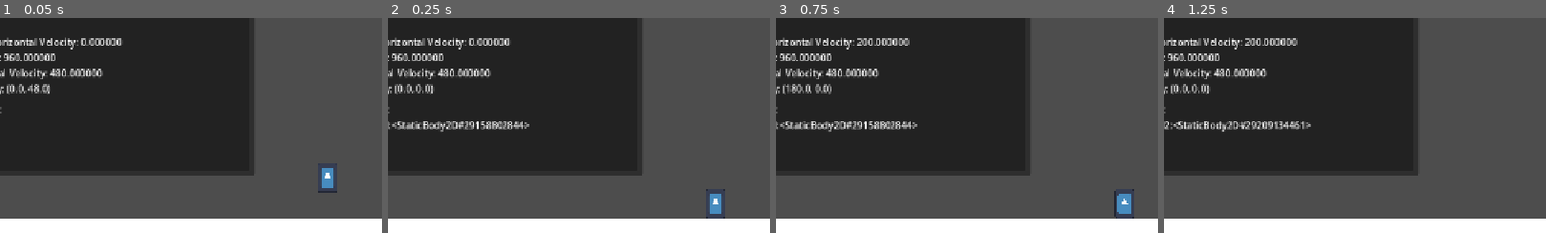
Above: before the commit, frames 1-4 (left to right).
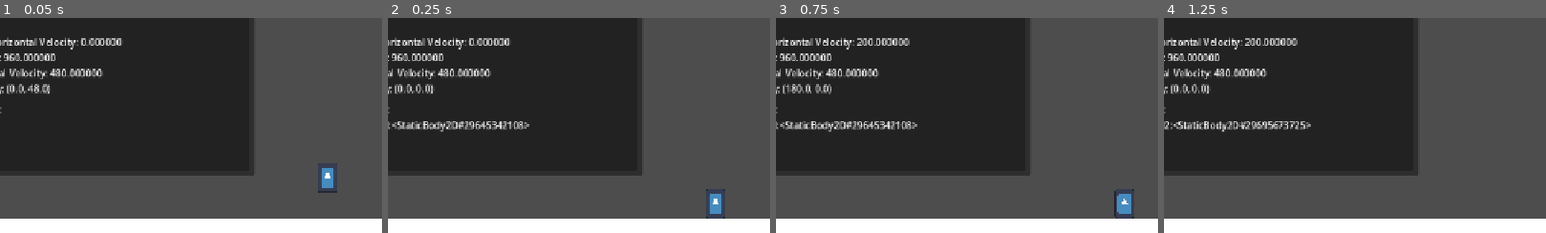
Above: after the commit, the same moments.

Repository: Bryce-Dixon/godot-2d-parametric-player-controller
Game: Godot game, scene res://parametric_player_controller_2d/TestScene.tscn
Same seed, same stepped clock (60 frames per second), same inputs: the game is played once before the commit and once after it. The engine's default icon, where the game draws it, is replaced by a stand-in: a white triangle on a blue panel in a dark square.
Inputs:
- Up to frame 1 (0.05 s): no input
- Up to frame 2 (0.25 s): no input
- Up to frame 3 (0.75 s): tap Enter at 0.5 s; hold Right (ui_right) from 0.53 s (still down)
- Up to frame 4 (1.25 s): keep holding Right (ui_right)
The pictures show only the part of the screen within x 7-57%, y 28-78%; the shares and areas given below are measured in that part.

Frame 1 is identical in both runs. In frame 2, 0.3% of the frame differs, in the area x 22-36%, y 48-52%; in frame 3, 0.3%; in frame 4, 0.3%, in the area x 24-37%, y 48-52%.

Commit message:
Added signals for facing left and right

Diff:
--- a/parametric_player_controller_2d/parametric_player_controller_2d.gd
+++ b/parametric_player_controller_2d/parametric_player_controller_2d.gd
@@ -3,6 +3,18 @@
 
 static var current: ParametricPlayerController2D
 
+## Emitted when the character begins accelerating horizontally
+signal started_accelerating_horizontally
+## Emitted when the character begins decelerating horizontally
+signal started_decelerating_horizontally
+## Emitted when the character begins moving horizontally
+signal started_moving_horizontally
+## Emitted when the character stops moving horizontally
+signal stopped_moving_horizontally
+## Emitted when the character goes from moving right to moving left
+signal faced_left
+## Emitted when the character goes from moving left to moving right
+signal faced_right
 ## Emitted when the character goes from an aerial state to a grounded state
 signal landed
 ## Emitted when the character goes from an grounded state to a aerial state by jumping
@@ -11,14 +23,6 @@
 signal started_falling
 ## Emitted when the character has reached their max falling speed
 signal reached_terminal_velocity
-## Emitted when the character begins accelerating horizontally
-signal started_accelerating_horizontally
-## Emitted when the character begins decelerating horizontally
-signal started_decelerating_horizontally
-## Emitted when the character begins moving horizontally
-signal started_moving_horizontally
-## Emitted when the character stops moving horizontally
-signal stopped_moving_horizontally
 ## Emitted when a collision occurs
 signal collided(collision: KinematicCollision2D)
 
@@ -27,6 +31,13 @@
     if not is_instance_valid(shape):
       shape = get_node_or_null(^"CollisionShape2D")
     return shape
+
+var facing_right := true
+var facing_left: bool:
+  get:
+    return not facing_right
+  set(value):
+    facing_right = not value
 
 @export_group("Collider", "collider_")
 @export var collider_radius := 10.0:
@@ -137,6 +148,12 @@
       goal_horizontal_velocity,
       delta * _get_horizontal_acceleration()
     )
+    if velocity.x > 0.1 and facing_left:
+      facing_right = true
+      faced_right.emit()
+    elif velocity.x < 0.1 and facing_right:
+      facing_left = true
+      faced_left.emit()
     if was_moving_horizontally:
       if absf(velocity.x) < 0.1:
         stopped_moving_horizontally.emit()
